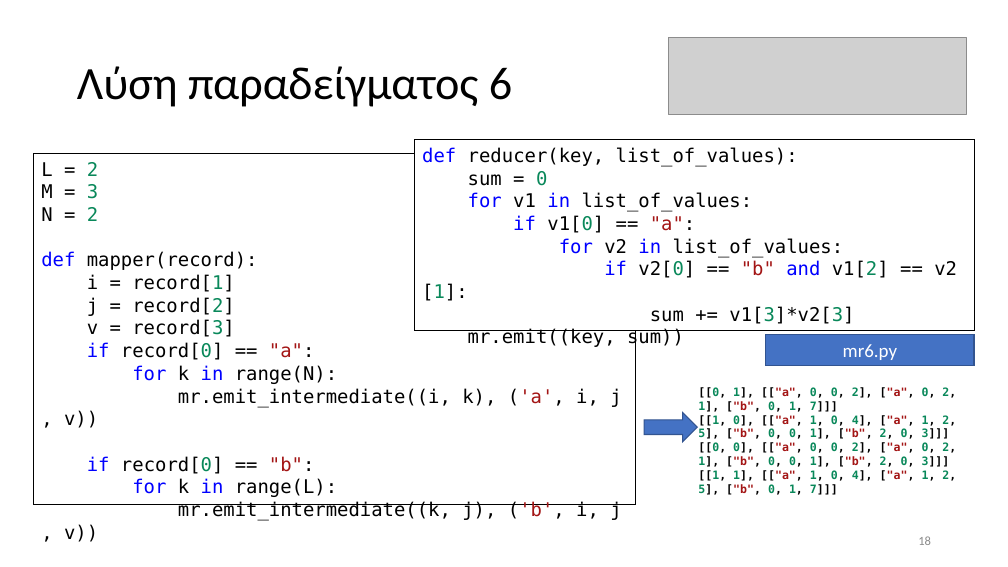
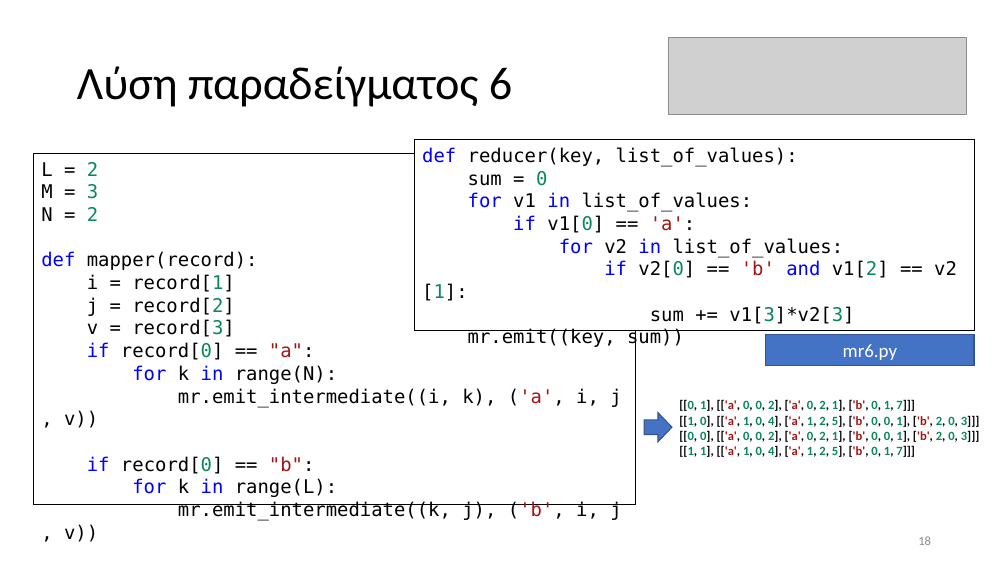
Before and after one commit to chgogos/big_data, a slide deck: slide 18 of 05. Map Reduce παραδείγματα.pptx. Drawn at 1008x567 pixels with LibreOffice and Linux fonts; fonts in the diff are those of the drawing; grey boxes stand for pictures. Boxes give left, top, right and bottom in pixels: in the first picture for what was removed or moved away, otherwise in the second. Text is boxed around its words. In the diff, an @@ line names an element or a change of style, - is before the commit and + after.

```diff
--- a/05. Map Reduce παραδείγματα.pptx
+++ b/05. Map Reduce παραδείγματα.pptx
@@ text in rectangle at [513, 215, 695, 233]: text changed @@
-if v1[0] == "a":
+if v1[0] == 'a':
@@ text in rectangle at [422, 260, 957, 301]: text changed @@
-if v2[0] == "b" and v1[2] == v2[1]:
+if v2[0] == 'b' and v1[2] == v2[1]:
@@ right arrow: place and size @@
-right arrow at [644, 413, 697, 442]
+right arrow at [644, 413, 672, 442]
@@ text at [679, 399, 980, 457]: text changed; size 11 to 12 pt; font DejaVu Sans Mono to Calibri @@
-[[0, 1], [["a", 0, 0, 2], ["a", 0, 2, 1], ["b", 0, 1, 7]]]
-[[1, 0], [["a", 1, 0, 4], ["a", 1, 2, 5], ["b", 0, 0, 1], ["b", 2, 0, 3]]]
-[[0, 0], [["a", 0, 0, 2], ["a", 0, 2, 1], ["b", 0, 0, 1], ["b", 2, 0, 3]]]
-[[1, 1], [["a", 1, 0, 4], ["a", 1, 2, 5], ["b", 0, 1, 7]]]
+[[0, 1], [['a', 0, 0, 2], ['a', 0, 2, 1], ['b', 0, 1, 7]]]
+[[1, 0], [['a', 1, 0, 4], ['a', 1, 2, 5], ['b', 0, 0, 1], ['b', 2, 0, 3]]]
+[[0, 0], [['a', 0, 0, 2], ['a', 0, 2, 1], ['b', 0, 0, 1], ['b', 2, 0, 3]]]
+[[1, 1], [['a', 1, 0, 4], ['a', 1, 2, 5], ['b', 0, 1, 7]]]
```
Also in this commit, not shown: 2 other slides changed, 1 slide added, 8 other files.
